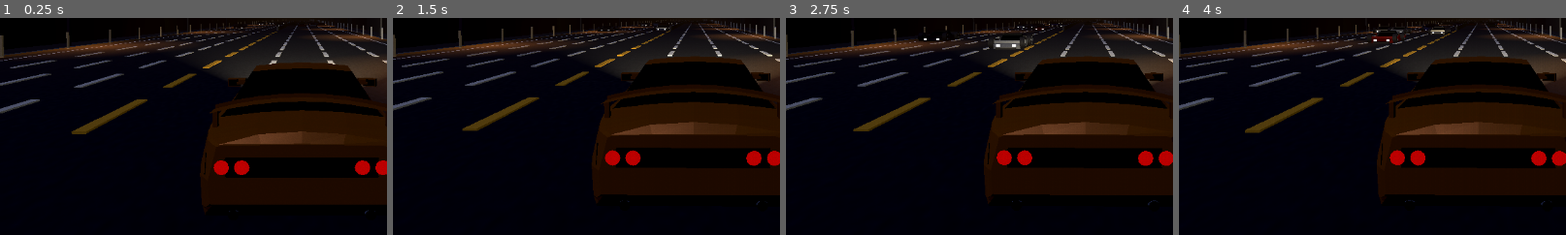
Above: before the commit, frames 1-4 (left to right).
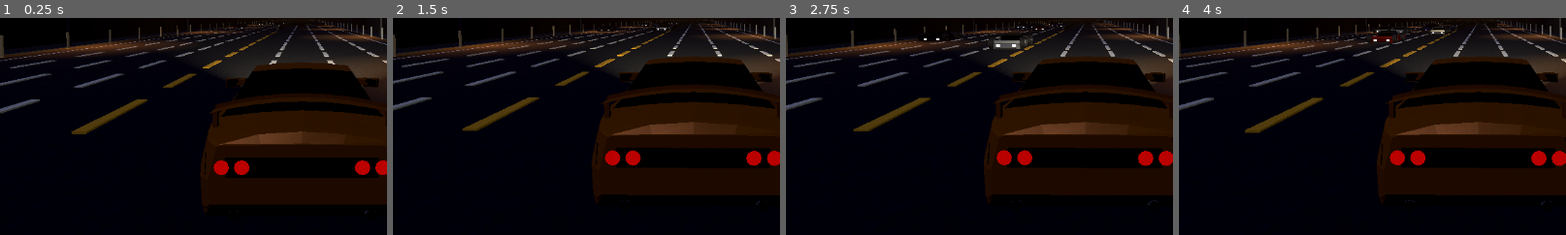
Above: after the commit, the same moments.

Repository: SmurfyHehe/neon-overdrive
Game: Godot game, scene res://Game.tscn
Same seed, same stepped clock (60 frames per second), same inputs: the game is played once before the commit and once after it.
Inputs (mouse positions are % of the whole screen's width and height, from its top left):
- Up to frame 1 (0.25 s): no input
- Up to frame 2 (1.5 s): tap Enter at 0.5 s; move the mouse to (72, 45) at 0.52 s; hold D (steer_right) 0.53-1.25 s; hold Shift (clutch) 0.53-1.25 s; click (72, 45) at 0.67 s; drag from (30, 55) to (45, 70) at 1.27 s
- Up to frame 3 (2.75 s): move the mouse to (60, 28) at 2.02 s; hold D (steer_right) from 2.03 s (still down); hold Shift (clutch) from 2.03 s (still down); tap C (camera_cycle) at 2.1 s
- Up to frame 4 (4 s): release D (steer_right) at 2.75 s; release Shift (clutch) at 2.75 s; drag from (45, 70) to (20, 35) at 2.77 s; move the mouse to (80, 65) at 3.52 s; hold A (steer_left) from 3.53 s (still down); hold Shift (clutch) from 3.53 s (still down)
The pictures show only the part of the screen within x 11-61%, y 45-95%; the shares and areas given below are measured in that part.

The runs differ from the first frame. In frame 1, less than 0.1% of the frame differs, in the area x 58-98%, y 27-33%; in frame 2, less than 0.1%, in the area x 58-98%, y 25-30%; in frame 3, less than 0.1%; in frame 4, less than 0.1%.

Commit message:
Cockpit: mirror cameras follow the car, matte cabin, placement polish
- The mirror cameras sat at the world origin: a SubViewport is not a
  Node3D, so its camera never inherited the car's transform. Each camera
  keeps its car-local transform and is placed from the frame's interpolated
  global transform every frame.
- Cabin materials get a low specular (0.08): Godot's default 0.5 reflected
  the orange night sky and turned the near-black plastics olive-brown.
- Rearview moved forward and inboard so it sits inside the view at the
  default FOV; door glass and cups a touch larger; sun visors folded above
  the view line; gear lever raised so the knob shows at the bottom right;
  radio and dial labels readable; stitch seam a narrow 12-degree face.
- Test reads the wheel's own LED colour list (headless cannot read a
  MultiMesh colour back).

Co-Authored-By: Claude Fable 5.1 <noreply@anthropic.com>

Diff:
--- a/scripts/cockpit_frame.gd
+++ b/scripts/cockpit_frame.gd
@@ -44,7 +44,7 @@
 const DIAL_R := 0.07
 const DIAL_SWEEP := 270.0   # degrees from empty (lower left) to full (lower right)
 const SPEEDO_MAX_KMH := 300.0
-const LEVER_LEN := 0.19
+const LEVER_LEN := 0.23
 const LEVER_ROW_TILT := 16.0   # degrees fore/aft for a gear slot
 const LEVER_COL_TILT := 11.0   # degrees left/right per column
 const LEVER_SPEED := 9.0       # slot units per second along the gate path
@@ -223,12 +223,12 @@
 	# Roof liner, windshield header, sun visors.
 	k.box(Vector3(1.36, 0.02, 0.80), Vector3(0.0, 1.295, 0.35), PLASTIC_LIGHT)
 	k.box(Vector3(1.30, 0.05, 0.08), Vector3(0.0, 1.30, -0.03), PLASTIC)
-	for sx in [SEAT_X, -SEAT_X]:
-		k.box(Vector3(0.42, 0.012, 0.15), Vector3(sx, 1.275, 0.06), LEATHER, Basis(Vector3.RIGHT, deg_to_rad(-6.0)))
+	for sx in [SEAT_X, -SEAT_X]:   # folded up against the liner, above the view line
+		k.box(Vector3(0.42, 0.012, 0.15), Vector3(sx, 1.283, 0.13), LEATHER, Basis(Vector3.RIGHT, deg_to_rad(-4.0)))
 	# Rearview mirror housing and stalk (the glass is a CockpitMirrors quad).
 	var rb := Basis(Vector3.UP, deg_to_rad(CockpitMirrors.REAR_YAW)) * Basis(Vector3.RIGHT, deg_to_rad(CockpitMirrors.REAR_PITCH))
 	k.box(Vector3(0.265, 0.09, 0.025), CockpitMirrors.REAR_POS + rb * Vector3(0, 0, -0.014), PLASTIC, rb)
-	k.box(Vector3(0.02, 0.09, 0.02), Vector3(0.0, 1.235, -0.03), PLASTIC)
+	k.box(Vector3(0.02, 0.10, 0.02), CockpitMirrors.REAR_POS + Vector3(0.0, 0.085, -0.02), PLASTIC)
 	# Floor, footwell and firewall; rear bulkhead. (The door mirror cups are on
 	# the body, P1CoupeBuilder; the parcel shelf is its own mesh, see _ready.)
 	k.box(Vector3(1.70, 0.04, 1.40), Vector3(0.0, 0.27, 0.15), CARPET)
@@ -292,8 +292,8 @@
 	add_child(lamps)
 	lamp_text = _label("ENG   BRK   TYR   CLT", 14, Vector3(SEAT_X, 1.066, CLUSTER_Z + 0.002), SILVER, 0.00045)
 	lamp_text.name = "LampText"
-	_label("x1000 rpm", 14, Vector3(SEAT_X - 0.10, 0.978, CLUSTER_Z + 0.002), AMBER, 0.0004)
-	_label("km/h", 14, Vector3(SEAT_X + 0.10, 0.978, CLUSTER_Z + 0.002), AMBER, 0.0004)
+	_label("x1000 rpm", 26, Vector3(SEAT_X - 0.10, 0.984, CLUSTER_Z + 0.002), AMBER, 0.0005)
+	_label("km/h", 26, Vector3(SEAT_X + 0.10, 0.984, CLUSTER_Z + 0.002), AMBER, 0.0005)
 
 func _needle(at: Vector3, node_name: String) -> Node3D:
 	var pivot := Node3D.new()
@@ -330,7 +330,7 @@
 	for i in 4:
 		k.box(Vector3(0.018, 0.008, 0.004), Vector3(-0.045 + 0.03 * i, 0.772, -0.258), PLASTIC_LIGHT)
 	add_child(k.instance(CockpitKit.material(0.6, 0.2), "Radio"))
-	radio_label = _label("RADIO OFF", 16, Vector3(0.0, 0.806, -0.257), AMBER, 0.00045)
+	radio_label = _label("RADIO OFF", 30, Vector3(0.0, 0.808, -0.257), AMBER, 0.00045)
 	radio_label.name = "RadioLabel"
 
 ## Where a reaching hand presses (next PR), car space.
@@ -342,7 +342,7 @@
 func _build_lever() -> void:
 	lever = Node3D.new()
 	lever.name = "Lever"
-	lever.position = Vector3(0.0, 0.60, -0.02)
+	lever.position = Vector3(0.0, 0.615, -0.02)
 	var k := CockpitKit.new()
 	k.cylinder(0.008, 0.0, LEVER_LEN - 0.02, Vector3.ZERO, SILVER, 8)
 	k.cylinder(0.02, 0.0, 0.02, Vector3.ZERO, LEATHER, 8)   # boot collar
--- a/scripts/cockpit_kit.gd
+++ b/scripts/cockpit_kit.gd
@@ -163,11 +163,14 @@
 	return mi
 
 ## Vertex-colour material. Shaded, so the cabin light gives the shapes form.
-static func material(roughness := 0.85, metallic := 0.0) -> StandardMaterial3D:
+## Specular is low by default: on near-black plastics Godot's default 0.5
+## reflects the orange night sky and turns the whole cabin olive-brown.
+static func material(roughness := 0.85, metallic := 0.0, specular := 0.08) -> StandardMaterial3D:
 	var m := StandardMaterial3D.new()
 	m.vertex_color_use_as_albedo = true
 	m.roughness = roughness
 	m.metallic = metallic
+	m.metallic_specular = specular
 	return m
 
 const GLOW_SHADER := """
--- a/scripts/cockpit_mirrors.gd
+++ b/scripts/cockpit_mirrors.gd
@@ -28,13 +28,13 @@
 const DARK_GLASS := Color("#171A20")
 
 ## Rearview glass: centre, size, and the angle that reflects straight back for the eye.
-const REAR_POS := Vector3(0.0, 1.17, 0.0)
+const REAR_POS := Vector3(0.0, 1.16, -0.10)
 const REAR_SIZE_M := Vector2(0.24, 0.072)
 const REAR_YAW := -23.0
 const REAR_PITCH := -8.0
 ## Door glass angles (yaw about +y, same sense as the housings in P1CoupeBuilder).
 const SIDE_GLASS_YAW := [17.0, -26.0]
-const SIDE_SIZE_M := Vector2(0.155, 0.085)
+const SIDE_SIZE_M := Vector2(0.175, 0.098)
 ## The glass sits this far inside the housing's open face.
 const SIDE_INSET := 0.02
 
@@ -87,10 +87,11 @@
 	if env != null:
 		cam.environment = env
 	vp.add_child(cam)
-	# The camera hangs in car space at the glass, looking straight back (+z is
-	# the car's rear), yawed outward for the door mirrors.
-	cam.position = pos
-	cam.rotation_degrees = Vector3(SIDE_PITCH if cam_yaw_out != 0.0 else 0.0, 180.0 - cam_yaw_out, 0.0)
+	# The camera sits in car space at the glass, looking straight back (+z is
+	# the car's rear), yawed outward for the door mirrors. A SubViewport is not
+	# a Node3D, so its camera does not inherit this node's transform: the
+	# car-local transform is kept and applied every frame in _process.
+	var local := Transform3D(Basis.from_euler(Vector3(deg_to_rad(SIDE_PITCH if cam_yaw_out != 0.0 else 0.0), deg_to_rad(180.0 - cam_yaw_out), 0.0)), pos)
 	cam.current = true
 
 	var quad := MeshInstance3D.new()
@@ -110,7 +111,8 @@
 	quad.rotation_degrees = Vector3(pitch_deg, yaw_deg, 0.0)
 	quad.layers = CockpitFrame.INTERIOR_BIT
 	add_child(quad)
-	views.append({"vp": vp, "cam": cam, "quad": quad, "mat": mat})
+	views.append({"vp": vp, "cam": cam, "quad": quad, "mat": mat, "local": local})
+	cam.global_transform = global_transform * local
 
 ## Cockpit view on or off: nothing renders while off.
 func set_active(on: bool) -> void:
@@ -142,9 +144,14 @@
 			return true
 	return false
 
+## Moves the cameras with the car (drawn on the interpolated transform, like the
+## cockpit camera) and queues this frame's mirror.
 func _process(_delta: float) -> void:
 	if not active or not enabled or views.is_empty():
 		return
+	var xf := get_global_transform_interpolated()
+	for v in views:
+		v.cam.global_transform = xf * v.local
 	_frame += 1
 	# UPDATE_ONCE draws on the next frame and drops back to DISABLED by itself.
 	if _frame % 2 == 0:
--- a/scripts/p1_coupe_builder.gd
+++ b/scripts/p1_coupe_builder.gd
@@ -48,10 +48,10 @@
 ## toward the driver. Centre in body space (before BODY_LIFT) and the yaw of the
 ## open face about +y; the cockpit's mirror glass and cameras sit in them.
 const MIRRORS := [
-	{"pos": Vector3(-1.00, 0.86, -0.58), "yaw": 12.0},
-	{"pos": Vector3(1.00, 0.86, -0.58), "yaw": -20.0},
+	{"pos": Vector3(-1.01, 0.86, -0.55), "yaw": 12.0},
+	{"pos": Vector3(1.01, 0.86, -0.55), "yaw": -20.0},
 ]
-const MIRROR_SIZE := Vector3(0.19, 0.11, 0.10)
+const MIRROR_SIZE := Vector3(0.21, 0.125, 0.10)
 const MIRROR_INSIDE := Color("#0B0E14")
 ## Faces whose colour is the paint: flagged in the vertex alpha so one surface
 ## carries paint and trim and the paint can still change at runtime.
--- a/scripts/steering_wheel.gd
+++ b/scripts/steering_wheel.gd
@@ -84,7 +84,11 @@
 	# driver and inward, the top and bottom sections carbon with alternating
 	# shades for the weave.
 	const SEGS := 56
-	const SIDES := 8
+	# Tube cross-section angles: 0 = outward, 90 = toward the driver, 180 =
+	# inward; the narrow 118..130 face is the stitch seam (about 3.5 mm).
+	const PHIS := [0.0, 45.0, 90.0, 118.0, 130.0, 180.0, 225.0, 270.0, 315.0]
+	const SEAM := 3
+	var SIDES := PHIS.size()
 	var rings := []
 	for s in SEGS + 1:
 		var t := TAU * float(s % SEGS) / SEGS
@@ -96,7 +100,7 @@
 			radial = Vector3(0.0, -1.0, 0.0)   # the flat chord: tube offset straight down
 		var ring := []
 		for j in SIDES:
-			var phi := TAU * float(j) / SIDES
+			var phi := deg_to_rad(float(PHIS[j]))
 			ring.append(Vector3(c.x, c.y, 0.0) + radial * (r * cos(phi)) + Vector3(0, 0, r * sin(phi)))
 		rings.append(ring)
 	for s in SEGS:
@@ -106,8 +110,8 @@
 			var k := (j + 1) % SIDES
 			var col := LEATHER
 			if grip:
-				if j == 2:
-					col = STITCH          # seam between the driver-facing and inward faces
+				if j == SEAM:
+					col = STITCH          # the seam, between the driver-facing and inward faces
 			else:
 				col = CARBON if (s % 2 == 0) else CARBON_ALT
 			kit.quad(rings[s][j], rings[s + 1][j], rings[s + 1][k], rings[s][k], col)
@@ -124,7 +128,7 @@
 	# Button housings on the side spokes (the lit dots are MultiMesh instances).
 	for sx in [-1.0, 1.0]:
 		kit.box(Vector3(0.028, 0.026, 0.006), Vector3(sx * 0.085, 0.0, 0.008), PAD)
-	body = kit.instance(CockpitKit.material(0.7, 0.15), "WheelBody")
+	body = kit.instance(CockpitKit.material(0.7, 0.1, 0.15), "WheelBody")
 	add_child(body)
 
 ## LED positions along the top plate, outer ends first (index 0 and 14 at the
